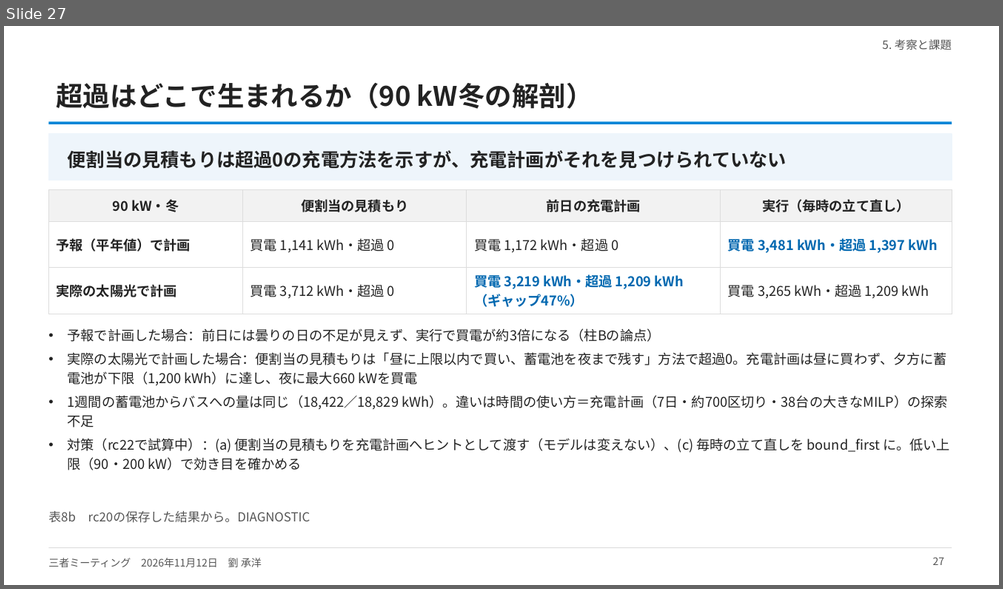
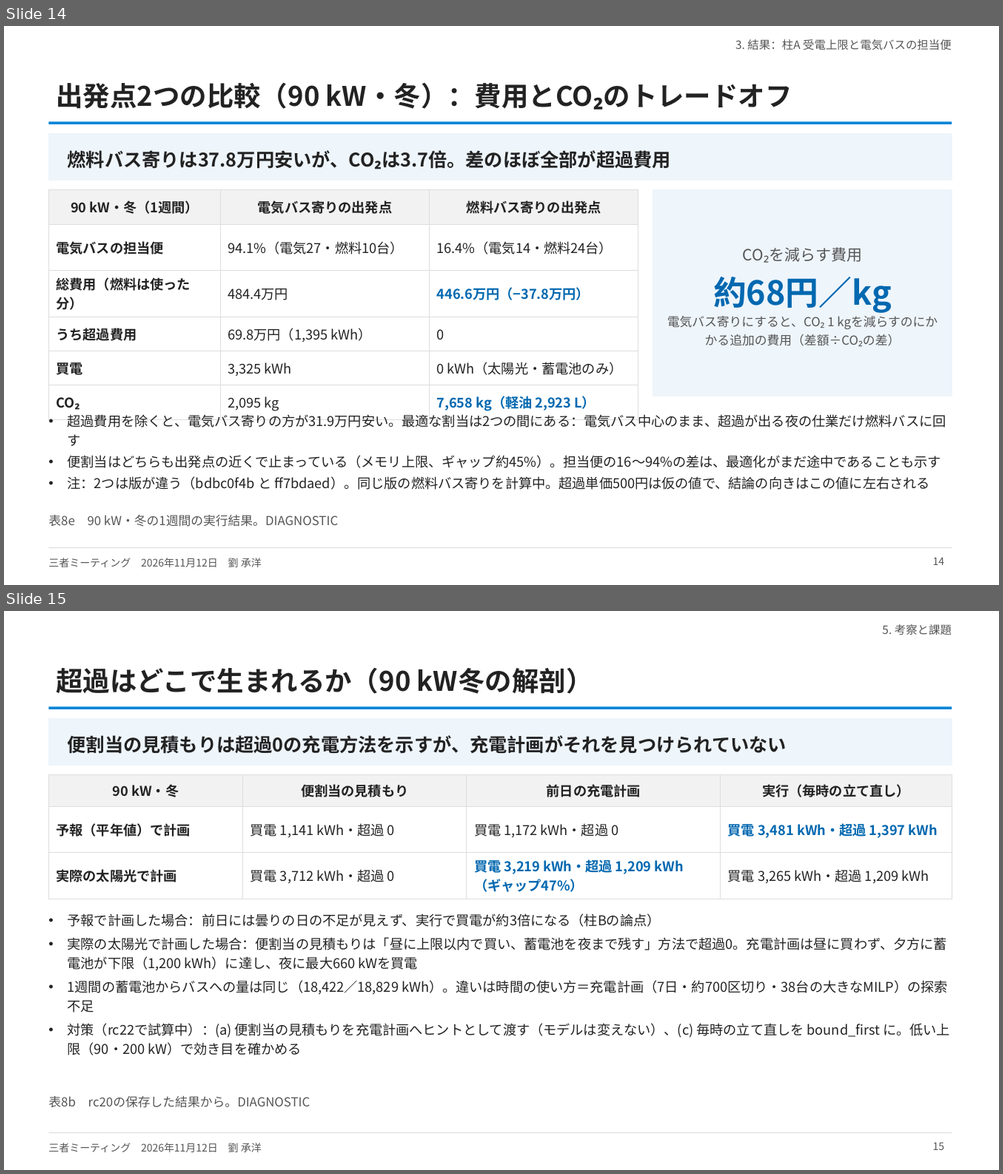
Before and after one commit to CYLIU2003/master-course, a slide deck: outcome/2026-11-12_three_party/three_party_20261112.pptx. Shown one above the other, each under a label of ours: slide 27 before the commit, slides 14 and 15 after it. The pictures are 1003x589 and 1003x1174 pixels, drawn with LibreOffice and Linux fonts; fonts in the diff are those of the drawing. Boxes give left, top, right and bottom in pixels: in the first picture for what was removed or moved away, otherwise in the second. Text is boxed around its words. In the diff, an @@ line names an element or a change of style, - is before the commit and + after.

```diff
--- a/outcome/2026-11-12_three_party/three_party_20261112.pptx
+++ b/outcome/2026-11-12_three_party/three_party_20261112.pptx
@@ slide 14 added at (4, 26, 999, 585), background #FFFFFF; not listed: 3 template elements that a slide beside it also shows @@
@@ text added at (735, 39, 951, 50), 11 pt, text #555555 @@
+3. 結果：柱A 受電上限と電気バスの担当便
@@ title added at (56, 83, 792, 110), 26 pt, text #222222, bold @@
+出発点2つの比較（90 kW・冬）：費用とCO₂のトレードオフ
@@ rectangle added at (48, 134, 951, 181), fill #EEF5FB, outline #EEF5FB 1 pt @@
@@ text added at (68, 150, 671, 170), 18 pt, text #222222, bold @@
+燃料バス寄りは37.8万円安いが、CO₂は3.7倍。差のほぼ全部が超過費用
@@ table added at (48, 190, 638, 414), 6 rows, 3 columns @@
+90 kW・冬（1週間） | 電気バス寄りの出発点 | 燃料バス寄りの出発点
+電気バスの担当便 | 94.1%（電気27・燃料10台） | 16.4%（電気14・燃料24台）
+総費用（燃料は使った分） | 484.4万円 | 446.6万円（−37.8万円）
+うち超過費用 | 69.8万円（1,395 kWh） | 0
+買電 | 3,325 kWh | 0 kWh（太陽光・蓄電池のみ）
+CO₂ | 2,095 kg | 7,658 kg（軽油 2,923 L）
@@ rectangle added at (653, 190, 951, 396), fill #EEF5FB, outline #EEF5FB 1 pt @@
@@ text added at (667, 247, 900, 346), 12 pt, text #555555 @@
+CO₂を減らす費用
+約68円／kg
+電気バス寄りにすると、CO₂ 1 kgを減らすのにかかる追加の費用（差額÷CO₂の差）
@@ text added at (68, 414, 946, 490), 13 pt, text #222222 @@
+• 超過費用を除くと、電気バス寄りの方が31.9万円安い。最適な割当は2つの間にある：電気バス中心のまま、超過が出る夜の仕業だけ燃料バスに回す
+• 便割当はどちらも出発点の近くで止まっている（メモリ上限、ギャップ約45%）。担当便の16〜94%の差は、最適化がまだ途中であることも示す
+• 注：2つは版が違う（bdbc0f4b と ff7bdaed）。同じ版の燃料バス寄りを計算中。超過単価500円は仮の値で、結論の向きはこの値に左右される
@@ text added at (48, 515, 338, 527), 12 pt, text #555555 @@
+表8e 90 kW・冬の1週間の実行結果。DIAGNOSTIC
@@ page number added at (933, 557, 945, 565), 10 pt, text #555555 @@
+14
@@ what was slide 27 is now slide 15 @@
@@ page number at (933, 1142, 945, 1150): text changed @@
-27
+15
```
Also in this commit, not shown: 19 slides changed, 3 other slides added, 4 other files.
